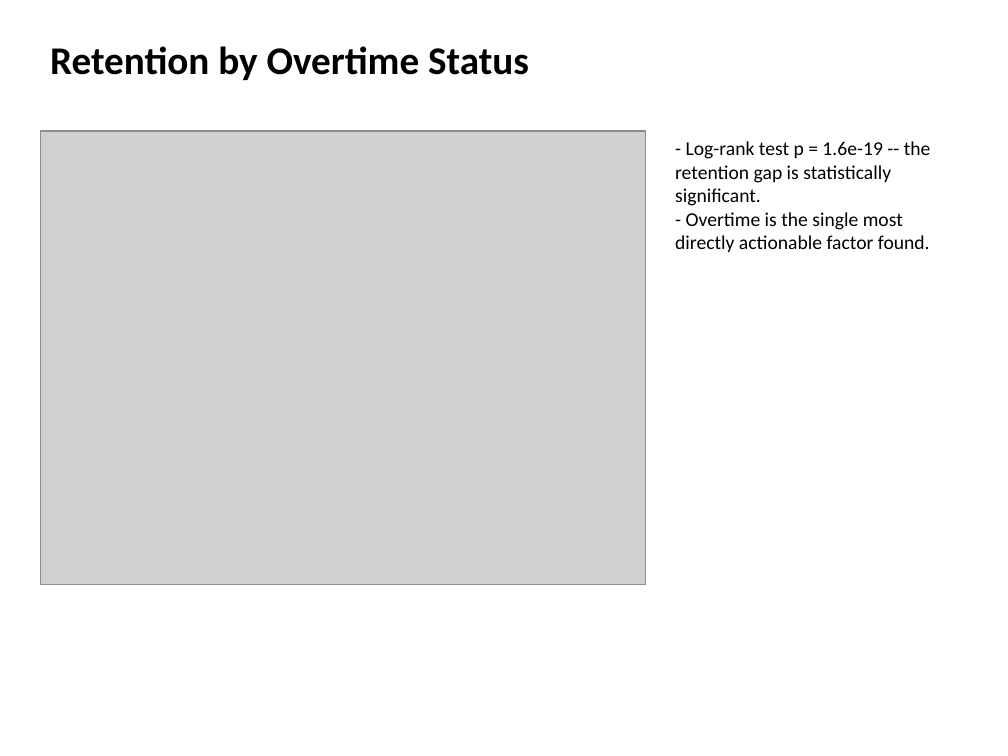
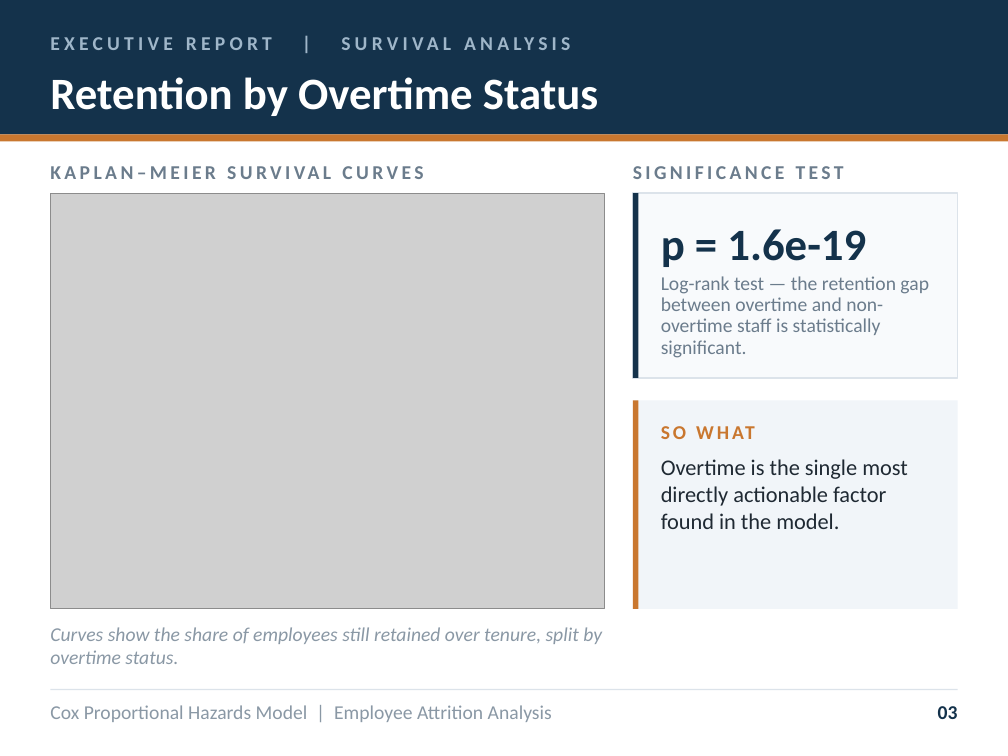
Before and after one commit to Nickwisely97/Code-Portofolio, a slide deck: slide 3 of Project/Forecasting & Predictive Modeling/Headcount Attrition - Survival Analysis/result/slides/Executive_Attrition_Report.pptx (slide 4 before the commit). Drawn at 1008x756 pixels with LibreOffice and Linux fonts; fonts in the diff are those of the drawing; grey boxes stand for pictures. Boxes give left, top, right and bottom in pixels: in the first picture for what was removed or moved away, otherwise in the second. Text is boxed around its words. In the diff, an @@ line names an element or a change of style, - is before the commit and + after.

Commit message:
Reverse-engineer PPTX design system, timestamp report filenames
STEP 11 (new): a reusable design system extracted from the user's hand-refined version of Executive_Attrition_Report.pptx -- exact colors (navy/gold/red/green), type scale, header/footer band, stat cards, eyebrow labels, and panel components as named constants and helper functions (new_slide, add_stat_card, add_eyebrow, add_panel, add_footnote).

STEP 12 (new, replaces the old inline PPTX cell): rebuilds the same 5-slide layout (Executive Summary + Model Validation merged, What Drives Attrition, Retention Curves, Who Is at Risk, Recommendations) using that design system with fresh data every run -- including a fix so text runs carry explicit font/color (paragraph-level formatting alone doesn't read back reliably, and risked not rendering consistently across viewers).

Risk/protective driver cards on the Recommendations slide are now chosen dynamically (largest |hazard - 1| among significant covariates) rather than hardcoded, so they stay correct if the underlying data changes.

Output filename now includes a timestamp (Executive_Attrition_Report_<YYYYMMDD_HHMMSS>.pptx) so re-running never overwrites a previous version. The original hand-refined file (no timestamp) is kept as the design reference STEP 11 was built from.

Verified: regenerated PPTX structurally matches the reference (colors, positions, font sizes/weights all identical) via python-pptx introspection.

```diff
--- a/Project/Forecasting & Predictive Modeling/Headcount Attrition - Survival Analysis/result/slides/Executive_Attrition_Report.pptx
+++ b/Project/Forecasting & Predictive Modeling/Headcount Attrition - Survival Analysis/result/slides/Executive_Attrition_Report.pptx
@@ rectangle added at bbox=[0, 0, 1008, 134], fill #14324B @@
@@ text added at bbox=[50, 37, 272, 50], 14 pt, text #9FB6C9, bold @@
+EXECUTIVE REPORT | SURVIVAL ANALYSIS
@@ text "Retention by Overtime Status": place and size @@
-text "Retention by Overtime Status" at bbox=[50, 46, 529, 80]
+text "Retention by Overtime Status" at bbox=[50, 77, 598, 116]
@@ text "Retention by Overtime Status" at bbox=[50, 77, 598, 116]: size 28 to 32 pt, text colour #000000 to #FFFFFF @@
@@ rectangle added at bbox=[0, 134, 1008, 141], fill #C9772F @@
@@ text added at bbox=[633, 166, 844, 179], 14 pt, text #6B7C8C, bold @@
+SIGNIFICANCE TEST
@@ picture: place and size @@
-picture at bbox=[40, 131, 645, 585]
+picture at bbox=[50, 194, 605, 609]
@@ rectangle added at bbox=[633, 194, 958, 378], fill #F8FAFC, outline #DCE3EA 1 pt @@
@@ rectangle added at bbox=[633, 194, 639, 378], fill #14324B @@
@@ text added at bbox=[661, 229, 929, 358], 14 pt, text #6B7C8C @@
+p = 1.6e-19
+Log-rank test — the retention gap between overtime and non-overtime staff is statistically significant.
@@ rectangle added at bbox=[633, 400, 958, 609], fill #F1F5F9 @@
@@ rectangle added at bbox=[633, 400, 639, 609], fill #C9772F @@
@@ text added at bbox=[661, 420, 935, 449], 14 pt, text #C9772F, bold @@
+SO WHAT
@@ text at bbox=[661, 459, 908, 529]: text changed; size 14 to 16 pt; text colour #000000 to #1F2933 @@
-- Log-rank test p = 1.6e-19 -- the retention gap is statistically significant.
-- Overtime is the single most directly actionable factor found.
+Overtime is the single most directly actionable factor found in the model.
@@ text added at bbox=[50, 628, 103, 641], 14 pt, text #6B7C8C, bold @@
+KAPLAN–MEIER SURVIVAL CURVES
@@ text added at bbox=[50, 627, 602, 664], 14 pt, text #8A98A5, italic @@
+Curves show the share of employees still retained over tenure, split by overtime status.
@@ rectangle added at bbox=[50, 688, 958, 689], fill #DCE3EA @@
@@ text added at bbox=[50, 705, 552, 722], 14 pt, text #8A98A5 @@
+Cox Proportional Hazards Model | Employee Attrition Analysis
@@ text added at bbox=[938, 706, 958, 719], 14 pt, text #14324B, bold @@
+03
```
Also in this commit, not shown: 3 other slides changed, 1 slide added, 2 slides removed, 3 other files.
